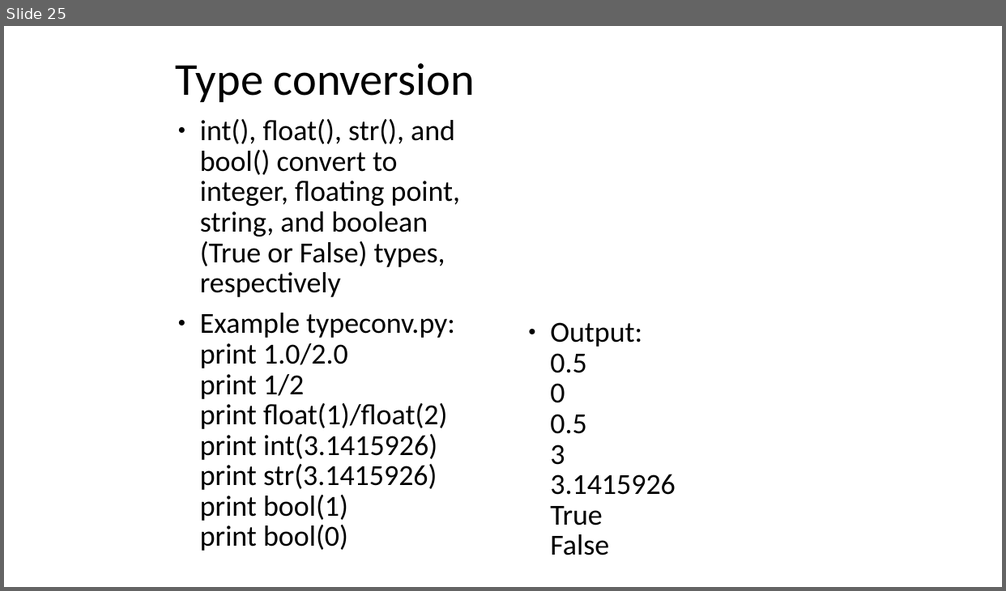
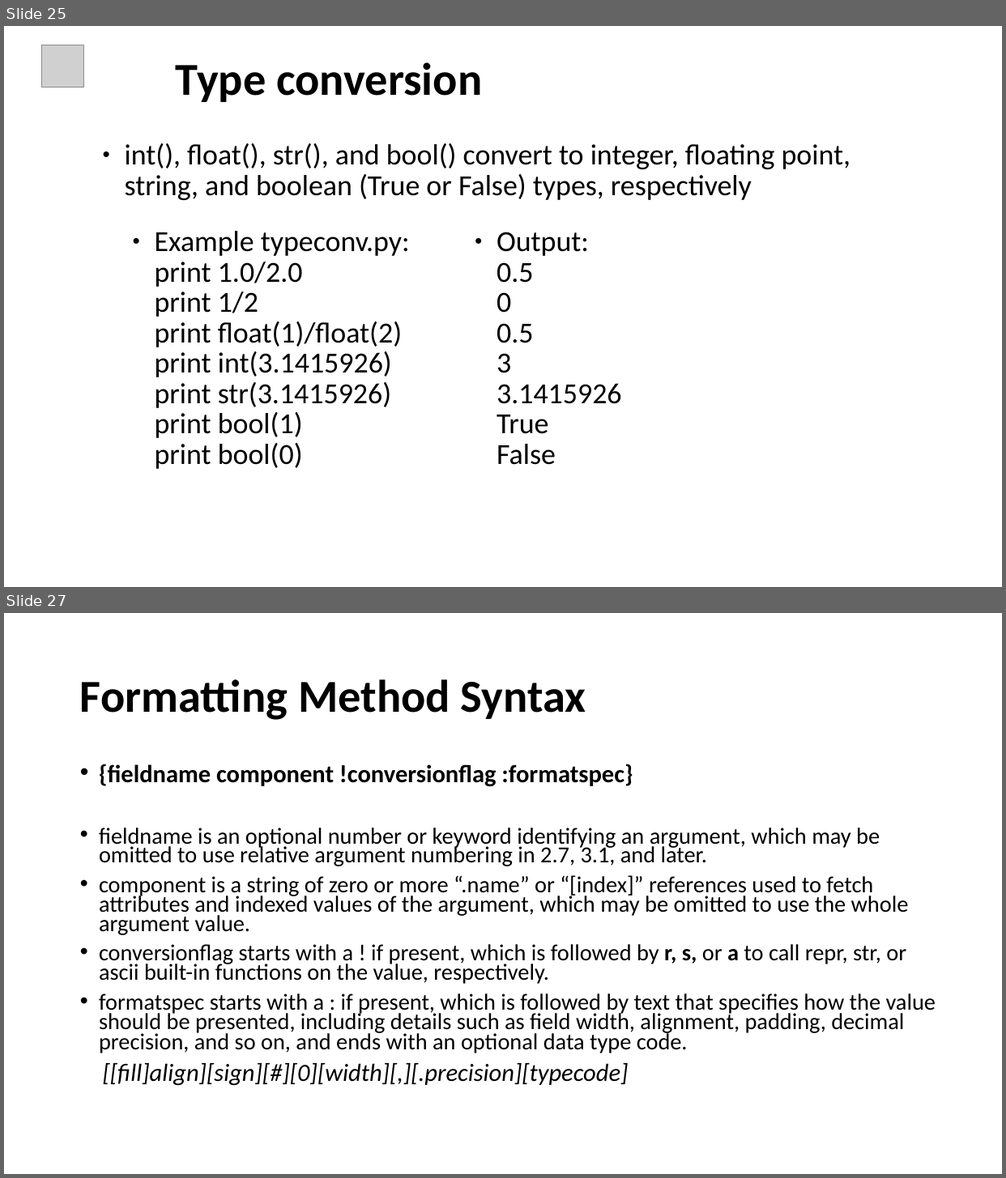
Before and after one commit to ankitagrawal579/Python, a slide deck: Python Ppt.pptx. Shown one above the other, each under a label of ours: slide 25 before the commit, slides 25 and 27 after it; the slides between them are not shown. The pictures are 1006x591 and 1006x1178 pixels, drawn with LibreOffice and Linux fonts; fonts in the diff are those of the drawing; grey boxes stand for pictures. Boxes give left, top, right and bottom in pixels: in the first picture for what was removed or moved away, otherwise in the second. Text is boxed around its words. In the diff, an @@ line names an element or a change of style, - is before the commit and + after.

```diff
--- a/Python Ppt.pptx
+++ b/Python Ppt.pptx
@@ slide 27 added at (x1=4, y1=613, x2=1002, y2=1174), background #FFFFFF @@
@@ title added at (x1=80, y1=679, x2=586, y2=720), 44 pt, text #000000, bold @@
+Formatting Method Syntax
@@ text added at (x1=99, y1=764, x2=936, y2=1086), 22.1 pt, text #000000 @@
+• {fieldname component !conversionflag :formatspec}
+• fieldname is an optional number or keyword identifying an argument, which may be omitted to use relative argument numbering in 2.7, 3.1, and later.
+• component is a string of zero or more “.name” or “[index]” references used to fetch attributes and indexed values of the argument, which may be omitted to use the whole argument value.
+• conversionflag starts with a ! if present, which is followed by r, s, or a to call repr, str, or ascii built-in functions on the value, respectively.
+• formatspec starts with a : if present, which is followed by text that specifies how the value should be presented, including details such as field width, alignment, padding, decimal precision, and so on, and ends with an optional data type code.
+[[fill]align][sign][#][0][width][,][.precision][typecode]
@@ slide 25 changed as well @@
@@ picture added at (x1=41, y1=45, x2=83, y2=87) @@
@@ title "Type conversion" at (x1=176, y1=62, x2=482, y2=102): bold on @@
@@ text "int(), float(), str(), and bool() ..." moved from (x1=200, y1=119, x2=460, y2=551) to (x1=125, y1=143, x2=850, y2=200) @@
@@ text added at (x1=155, y1=231, x2=410, y2=469), 28 pt, text #000000 @@
+● Example typeconv.py:
+  print 1.0/2.0
+  print 1/2
+  print float(1)/float(2)
+  print int(3.1415926)
+  print str(3.1415926)
+  print bool(1)
+  print bool(0)
@@ text "Output: 0.5 0 0.5 3 ..." moved from (x1=550, y1=322, x2=675, y2=556) to (x1=496, y1=232, x2=622, y2=465) @@
@@ text at (x1=200, y1=313, x2=455, y2=551): paragraph removed @@
-● Example typeconv.py:
-  print 1.0/2.0
-  print 1/2
-  print float(1)/float(2)
-  print int(3.1415926)
-  print str(3.1415926)
-  print bool(1)
-  print bool(0)
```
Also in this commit, not shown: 23 other slides changed, 19 other slides added, 3 slides removed.
